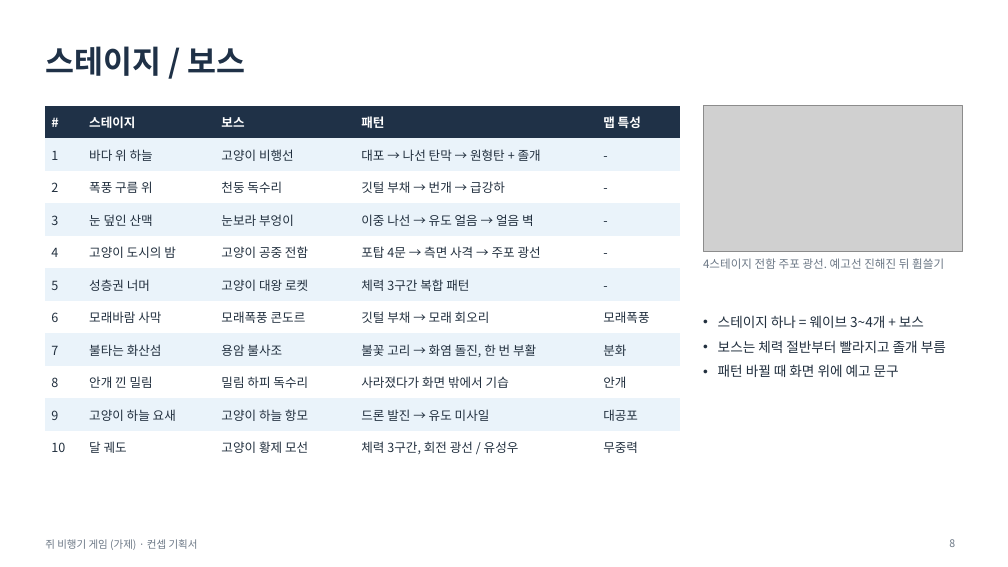
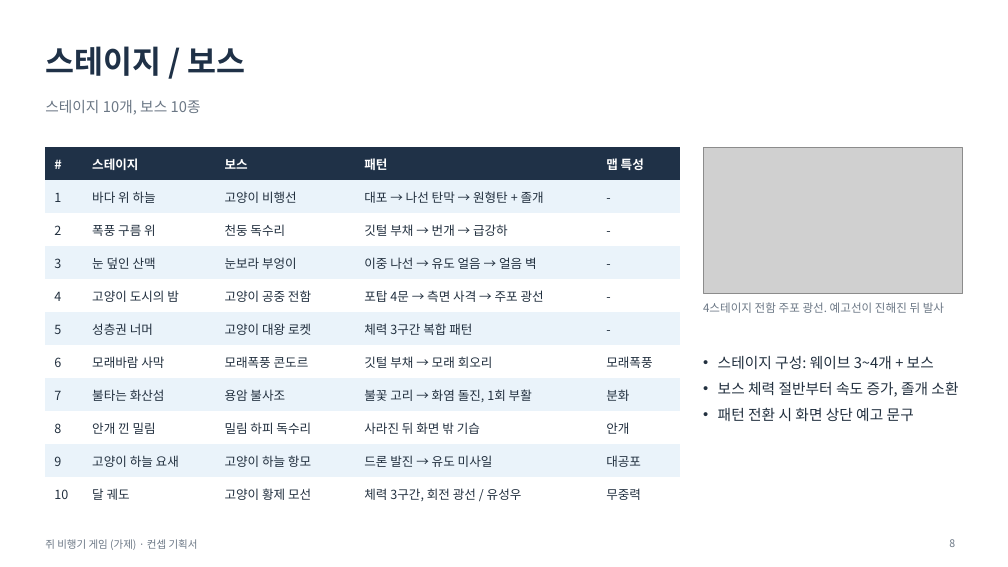
Before and after one commit to inory16351/RatPlain, a slide deck: slide 8 of 컨셉기획서.pptx. Drawn at 1008x567 pixels with LibreOffice and Linux fonts; fonts in the diff are those of the drawing; grey boxes stand for pictures. Boxes give left, top, right and bottom in pixels: in the first picture for what was removed or moved away, otherwise in the second. Text is boxed around its words. In the diff, an @@ line names an element or a change of style, - is before the commit and + after.

```diff
--- a/컨셉기획서.pptx
+++ b/컨셉기획서.pptx
@@ text added at (45,100,201,115), 14 pt, text #6B7785 @@
+스테이지 10개, 보스 10종
@@ table at (45,147,681,505) @@
-row 8, column 4: 불꽃 고리 → 화염 돌진, 한 번 부활
+row 8, column 4: 불꽃 고리 → 화염 돌진, 1회 부활
-row 9, column 4: 사라졌다가 화면 밖에서 기습
+row 9, column 4: 사라진 뒤 화면 밖 기습
@@ table: place and size @@
-table at (45,106,681,458)
+table at (45,147,681,505)
@@ picture: place and size @@
-picture at (703,106,963,252)
+picture at (703,147,963,293)
@@ text at (703,302,944,313): text changed @@
-4스테이지 전함 주포 광선. 예고선 진해진 뒤 휩쓸기
+4스테이지 전함 주포 광선. 예고선이 진해진 뒤 발사
@@ text at (718,356,958,421): text changed; size 13 to 14 pt @@
-• 스테이지 하나 = 웨이브 3~4개 + 보스
-• 보스는 체력 절반부터 빨라지고 졸개 부름
-• 패턴 바뀔 때 화면 위에 예고 문구
+• 스테이지 구성: 웨이브 3~4개 + 보스
+• 보스 체력 절반부터 속도 증가, 졸개 소환
+• 패턴 전환 시 화면 상단 예고 문구
```
Also in this commit, not shown: 18 other slides changed, 1 other file.
